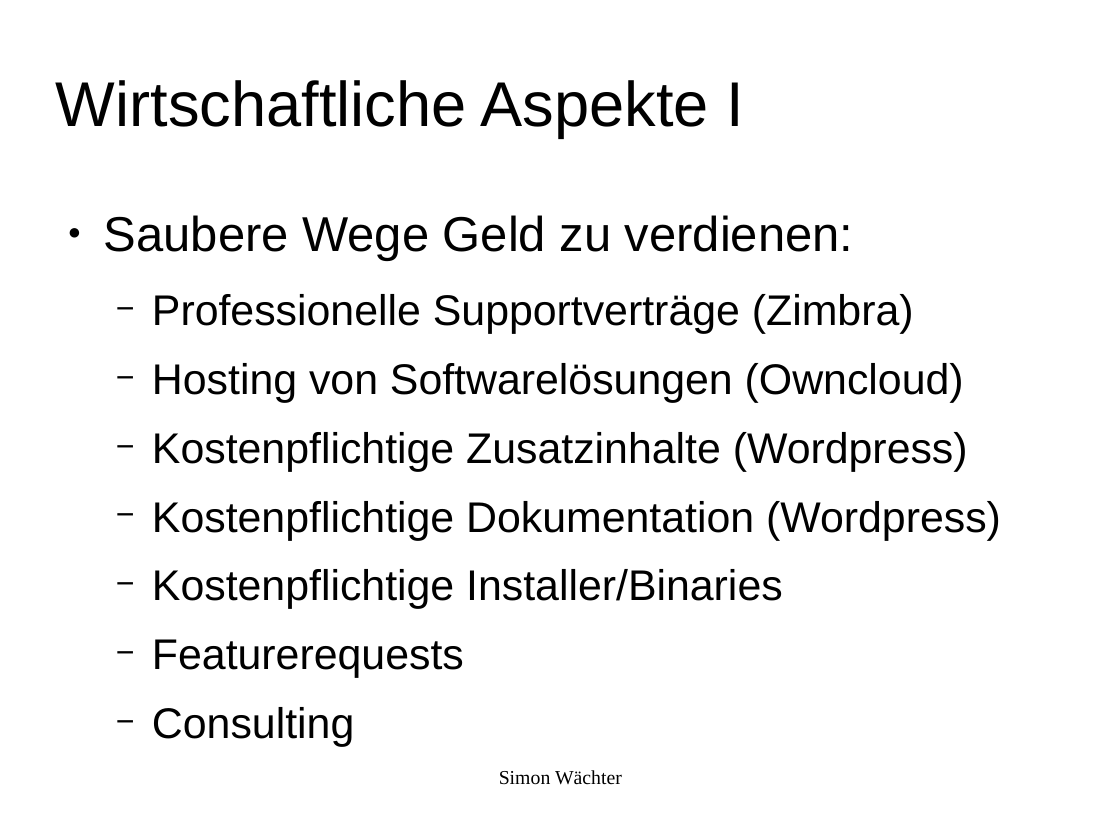
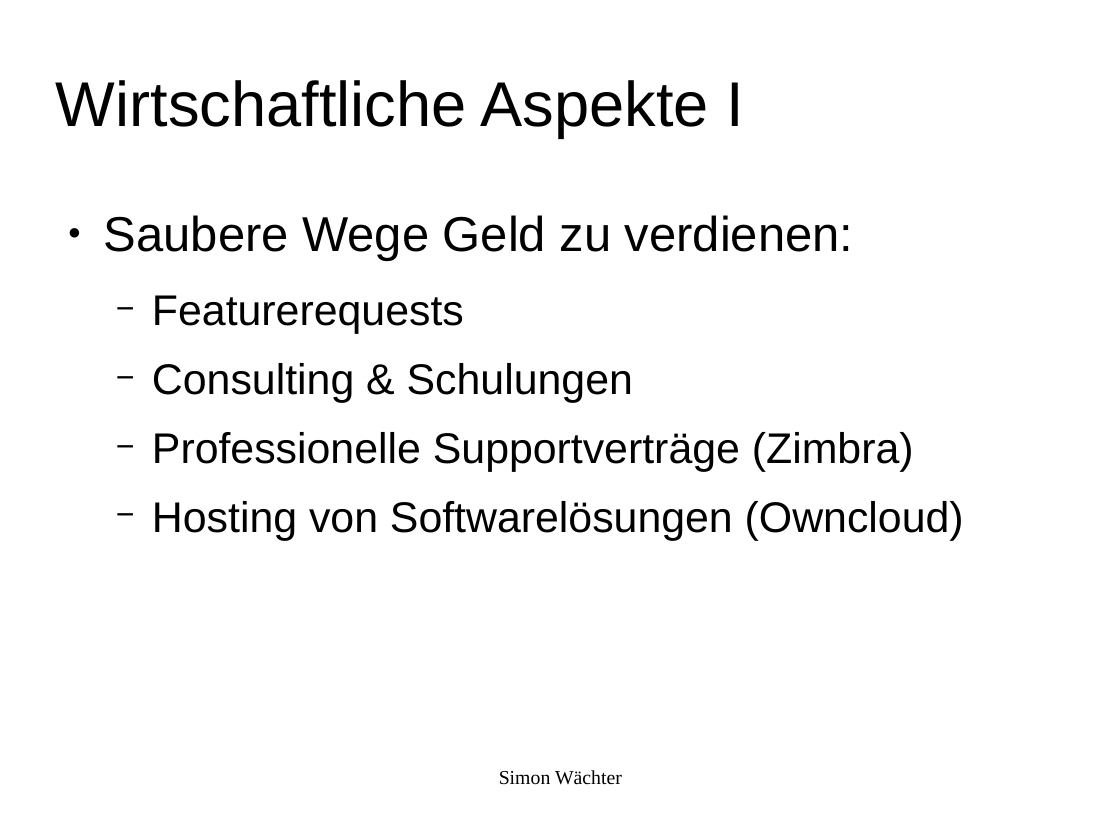
Before and after one commit to swaechter/presentations, a slide deck: slide 21 of 2014_05_10_Ubucon_2014/Freie_Software_Was_ist_das.odp. Drawn at 1120x840 pixels with LibreOffice and Linux fonts; fonts in the diff are those of the drawing; background and template pictures are left out. Boxes give left, top, right and bottom in pixels: in the first picture for what was removed or moved away, otherwise in the second. Text is boxed around its words. In the diff, an @@ line names an element or a change of style, - is before the commit and + after.

```diff
--- a/2014_05_10_Ubucon_2014/Freie_Software_Was_ist_das.odp
+++ b/2014_05_10_Ubucon_2014/Freie_Software_Was_ist_das.odp
@@ text at bbox=[152, 295, 633, 403]: paragraphs added @@
+  − Featurerequests
+  − Consulting & Schulungen
@@ text at bbox=[152, 432, 1001, 678]: paragraphs removed @@
-  − Kostenpflichtige Zusatzinhalte (Wordpress)
-  − Kostenpflichtige Dokumentation (Wordpress)
-  − Kostenpflichtige Installer/Binaries
-  − Featurerequests
-  − Consulting
```
Also in this commit, not shown: 15 other slides changed, 1 slide added.
